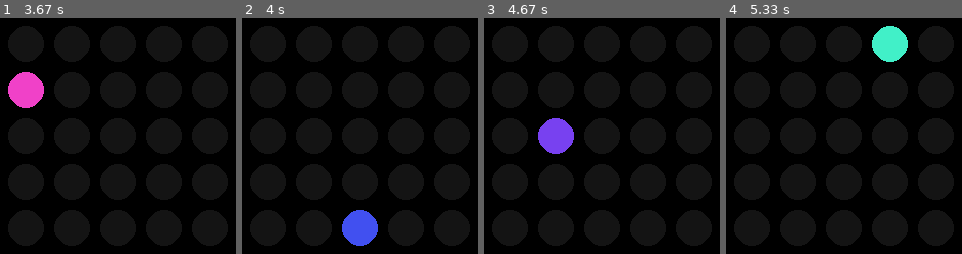
Above: before the commit, frames 1-4 (left to right).
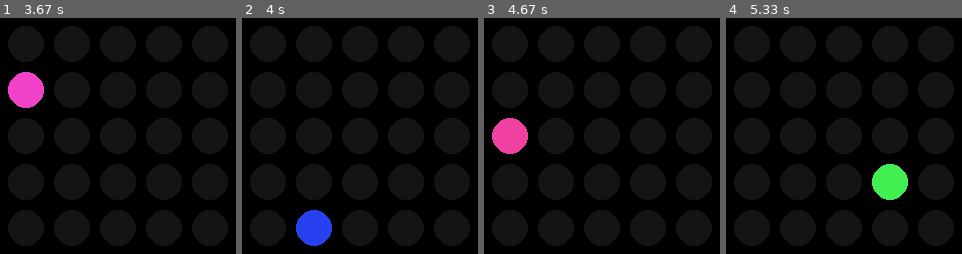
Above: after the commit, the same moments.

Repository: alvansga/my-py-game
Game: pygame game, started from lightitup.py
Two runs of this game, one before a commit and one after it. Both use one fixed random seed, a clock stepped at 60 frames per second and the inputs below.
Inputs:
- Up to frame 1 (3.67 s): no input
- Up to frame 2 (4 s): no input
- Up to frame 3 (4.67 s): no input
- Up to frame 4 (5.33 s): no input

Frame 1 is identical in both runs. In frame 2, 3.6% of the frame differs, in the area x 22-58%, y 81-97%; in frame 3, 3.6%; in frame 4, 3.6%.

Commit message:
bug lamp tidak bisa satu line TODO: buat fungsi terpisah utk random lamp

Diff:
--- a/lightitup.py
+++ b/lightitup.py
@@ -222,23 +222,17 @@
 
 def animasilevel(jumlahlamplist,waktu):
     lamp = initlampu()
-    lebar=[]
-    tinggi=[]
-
-    for i in range(WIDTHBOARD):
-        lebar.append(i)
-    for i in range(HEIGHTBOARD):
-        tinggi.append(i)
 
     for count in range(len(jumlahlamplist)):
         refreshlampu(lamp)
         pygame.display.update()
         pygame.time.wait(100)
 
-        kolom = random.choice(lebar)
-        lebar.remove(kolom)
-        baris = random.choice(tinggi)
-        tinggi.remove(baris)
+        kolom = random.choice(range(WIDTHBOARD))
+        baris = random.choice(range(HEIGHTBOARD))
+        if (kolom,baris) in jumlahlamplist:
+            kolom = random.choice(range(WIDTHBOARD))
+            baris = random.choice(range(HEIGHTBOARD))
 
         jumlahlamplist[count] = (kolom,baris)
         buatlampu(NYALA,kolom,baris)
